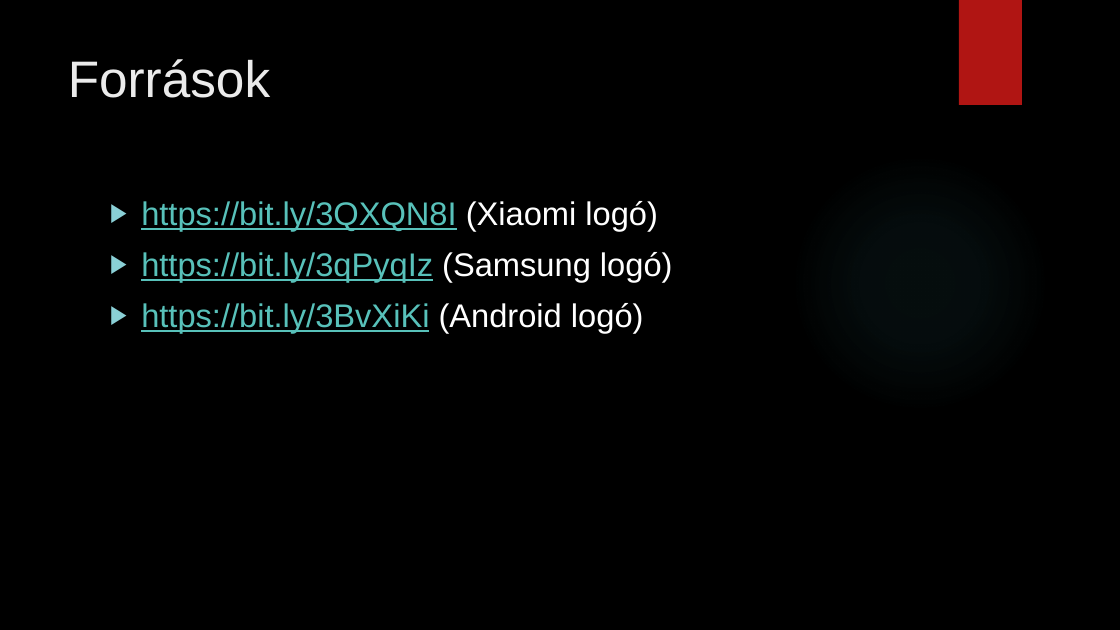
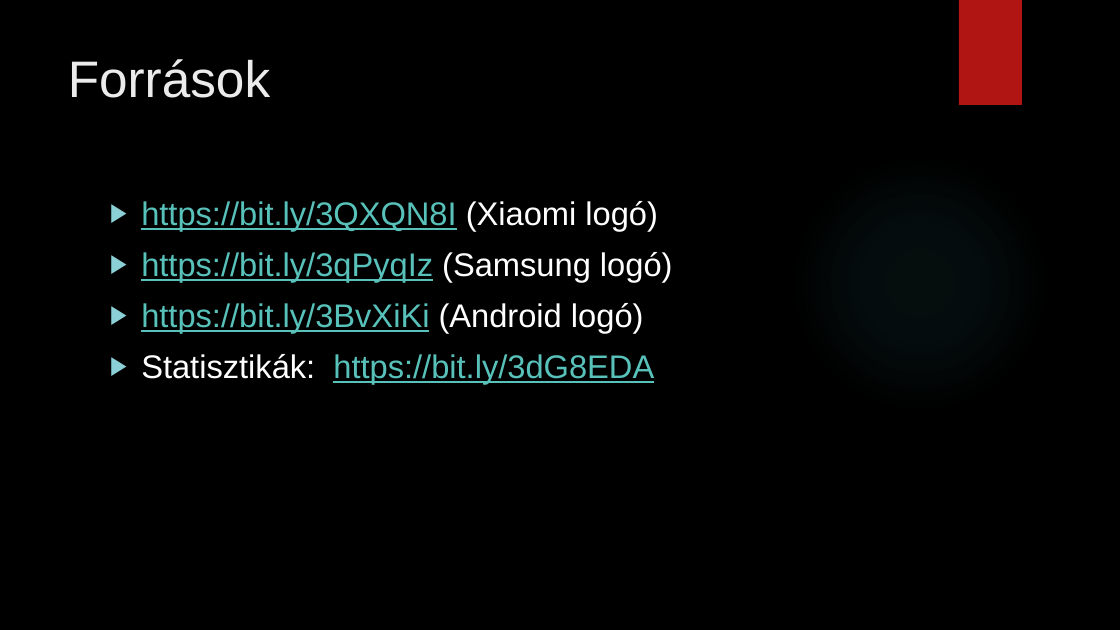
Before and after one commit to Csongoranevem/Csongor-rep-, a slide deck: slide 9 of Az Android.pptx (slide 8 before the commit). Drawn at 1120x630 pixels with LibreOffice and Linux fonts; fonts in the diff are those of the drawing; background and template pictures are left out. Boxes give left, top, right and bottom in pixels: in the first picture for what was removed or moved away, otherwise in the second. Text is boxed around its words. In the diff, an @@ line names an element or a change of style, - is before the commit and + after.

```diff
--- a/Az Android.pptx
+++ b/Az Android.pptx
@@ text at [141, 354, 654, 384]: paragraph added @@
+▶ Statisztikák: https://bit.ly/3dG8EDA
```
Also in this commit, not shown: 1 other slide changed, 1 slide added, 2 other files.
